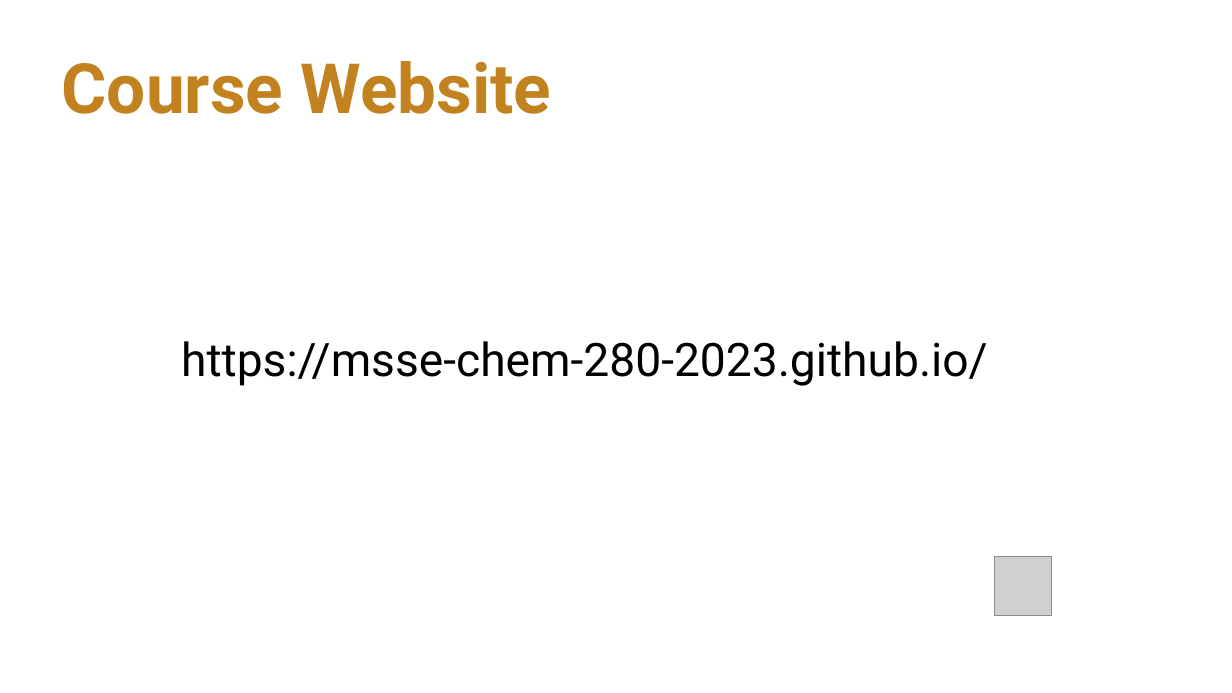
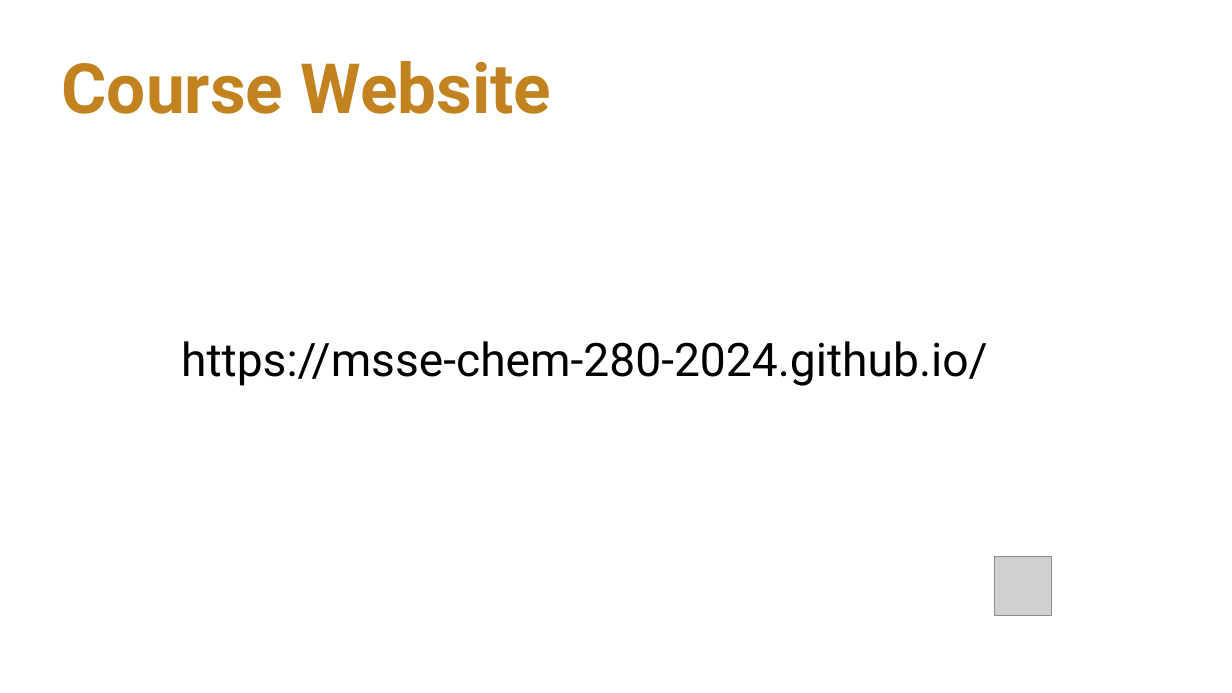
Before and after one commit to msse-chem-280-2024/msse-chem-280-2024.github.io, a slide deck: slide 9 of _files/msse-intro.pptx. Drawn at 1232x693 pixels with LibreOffice and Linux fonts; fonts in the diff are those of the drawing; grey boxes stand for pictures; background and template pictures are left out. Boxes give left, top, right and bottom in pixels: in the first picture for what was removed or moved away, otherwise in the second. Text is boxed around its words. In the diff, an @@ line names an element or a change of style, - is before the commit and + after.

```diff
--- a/_files/msse-intro.pptx
+++ b/_files/msse-intro.pptx
@@ text at box(181, 341, 988, 386): text changed @@
-https://msse-chem-280-2023.github.io/
+https://msse-chem-280-2024.github.io/
```
Also in this commit, not shown: 1 other slide changed, 9 other files.
